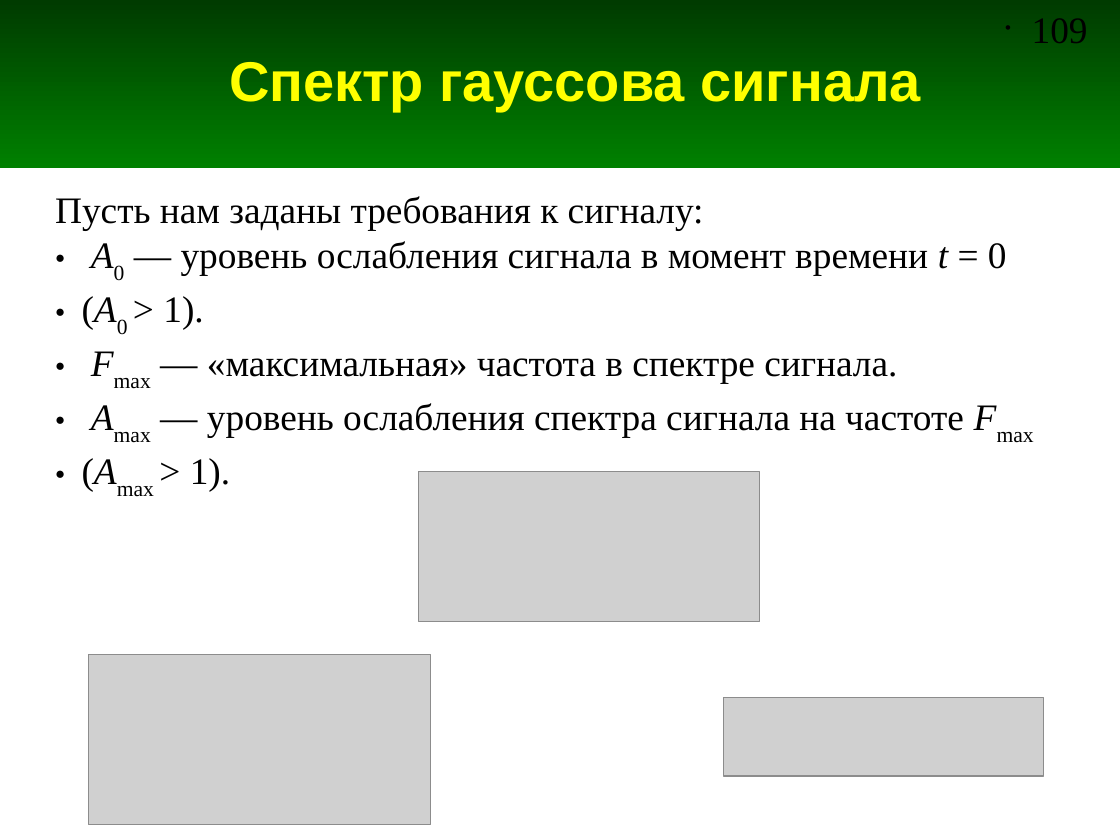
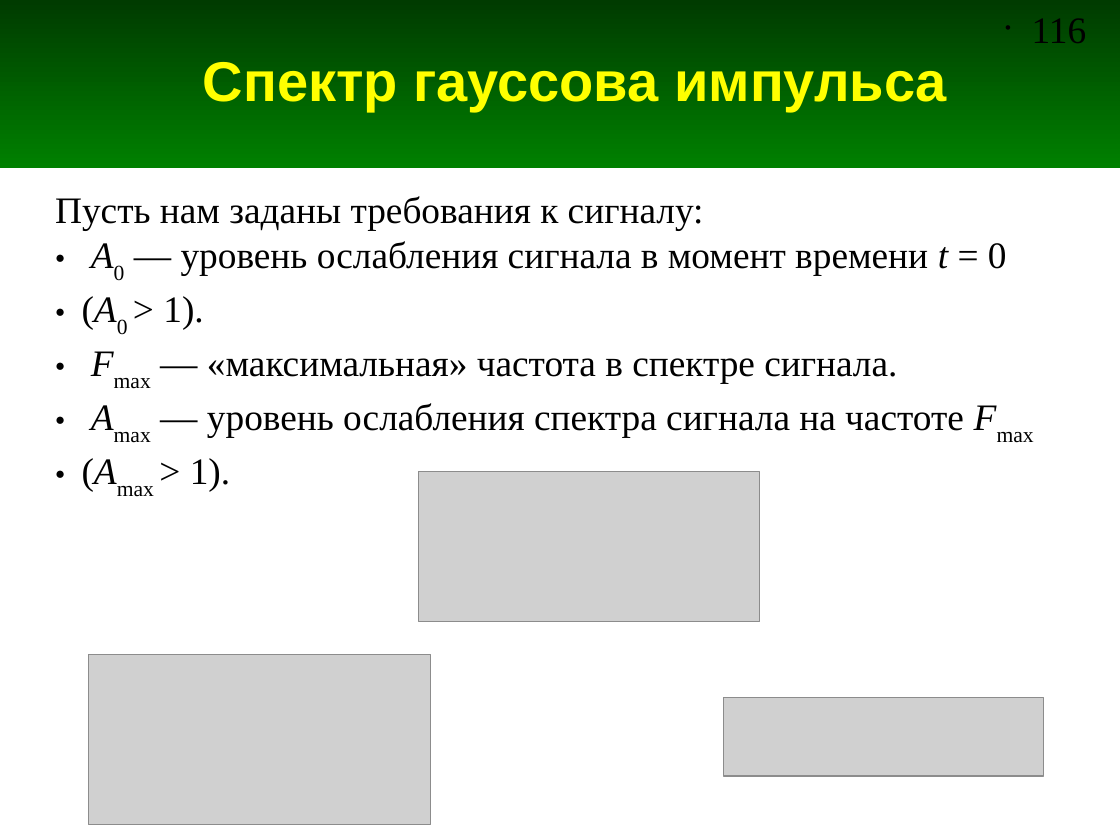
Before and after one commit to andris0147sv/modelling, a slide deck: slide 116 of presentations/2. FDTD.odp (slide 109 before the commit). Drawn at 1120x840 pixels with LibreOffice and Linux fonts; fonts in the diff are those of the drawing; grey boxes stand for pictures. Boxes give left, top, right and bottom in pixels: in the first picture for what was removed or moved away, otherwise in the second. Text is boxed around its words. In the diff, an @@ line names an element or a change of style, - is before the commit and + after.

Commit message:
Добавлены слады про синусоидалдьный сигнал и вейвлет Рикера

```diff
--- a/presentations/2. FDTD.odp
+++ b/presentations/2. FDTD.odp
@@ page number at (x1=1032, y1=18, x2=1087, y2=43): text changed @@
-• 109
+• 116
@@ title at (x1=203, y1=62, x2=947, y2=111): text changed @@
-Спектр гауссова сигнала
+Спектр гауссова импульса
```
Also in this commit, not shown: 4 other slides changed, 16 slides added.
